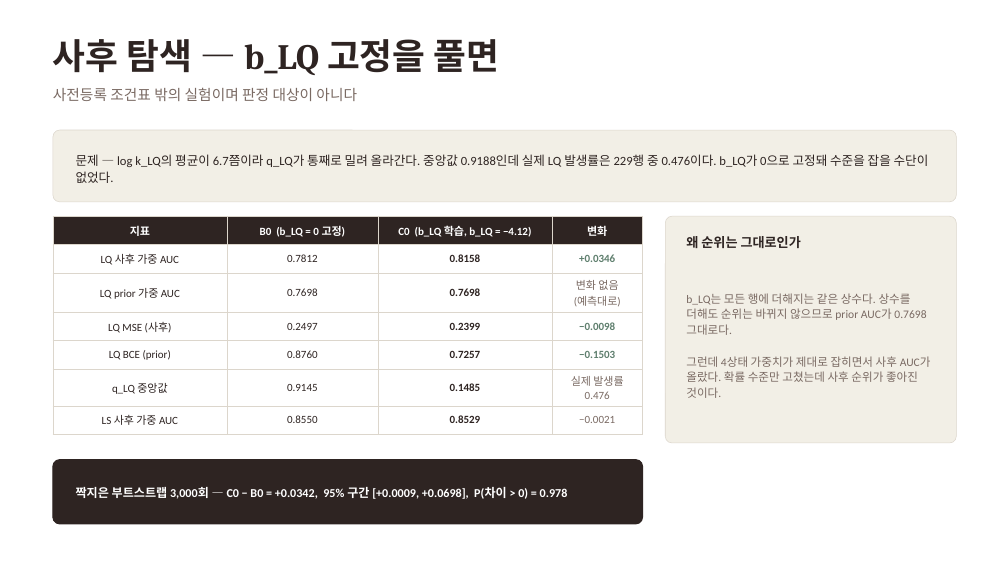
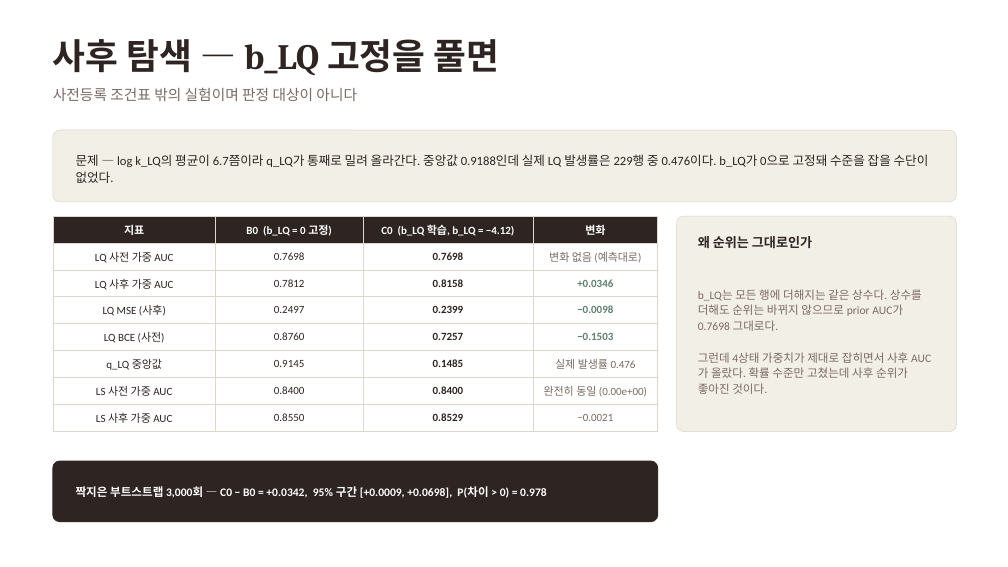
Before and after one commit to minji1217/pilotA, a slide deck: slide 12 of results/deck/LOEO_발표자료.pptx. Drawn at 1008x567 pixels with LibreOffice and Linux fonts; fonts in the diff are those of the drawing. Boxes give left, top, right and bottom in pixels: in the first picture for what was removed or moved away, otherwise in the second. Text is boxed around its words. In the diff, an @@ line names an element or a change of style, - is before the commit and + after.

```diff
--- a/results/deck/LOEO_발표자료.pptx
+++ b/results/deck/LOEO_발표자료.pptx
@@ table at <box>53,216,658,427</box> @@
+row 2: LQ 사전 가중 AUC | 0.7698 | 0.7698 | 변화 없음 (예측대로)
-row 3: LQ prior 가중 AUC | 0.7698 | 0.7698 | 변화 없음 (예측대로)
-row 5, column 1: LQ BCE (prior)
+row 5, column 1: LQ BCE (사전)
+row 7: LS 사전 가중 AUC | 0.8400 | 0.8400 | 완전히 동일 (0.00e+00)
@@ table: place and size @@
-table at <box>53,216,643,429</box>
+table at <box>53,216,658,427</box>
@@ rounded rectangle at <box>677,216,957,432</box>: proportions changed @@
@@ rounded rectangle: place and size @@
-rounded rectangle at <box>665,216,957,443</box>
+rounded rectangle at <box>677,216,957,432</box>
@@ text "왜 순위는 그대로인가": place and size @@
-text "왜 순위는 그대로인가" at <box>686,236,801,248</box>
+text "왜 순위는 그대로인가" at <box>698,236,812,248</box>
@@ text "b_LQ는 모든 행에 더해지는 같은 ..." rewrapped from <box>686,293,931,398</box> to <box>698,289,922,394</box> @@
@@ rounded rectangle: place and size @@
-rounded rectangle at <box>53,460,643,524</box>
+rounded rectangle at <box>53,461,658,522</box>
@@ rounded rectangle at <box>53,461,658,522</box>: proportions changed @@
@@ text "짝지은 부트스트랩 3,000회 — C0 ..." at <box>76,486,547,498</box>: size 11.5 to 11 pt @@
```
Also in this commit, not shown: 1 other slide changed, 1 other file.
